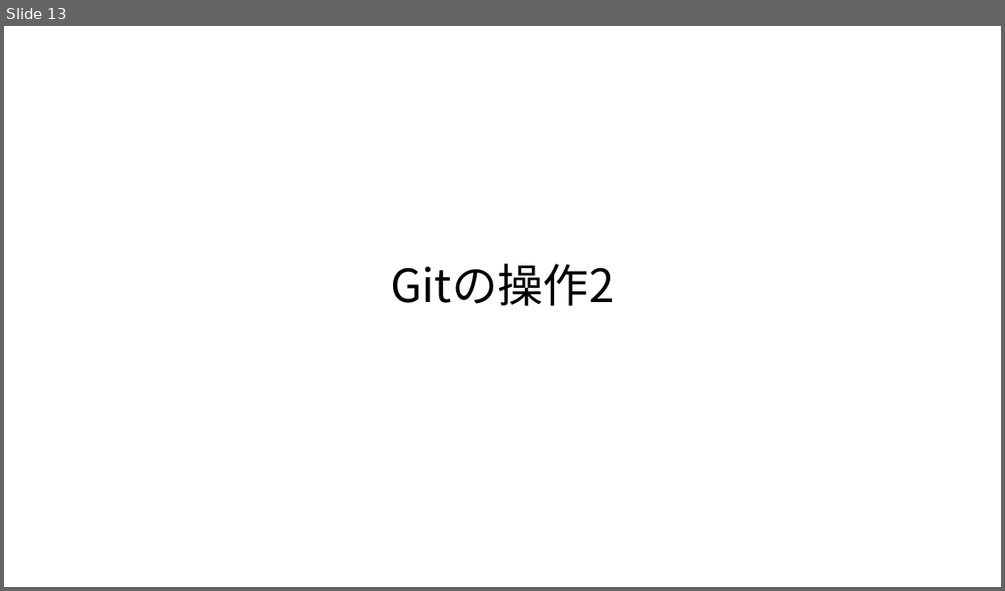
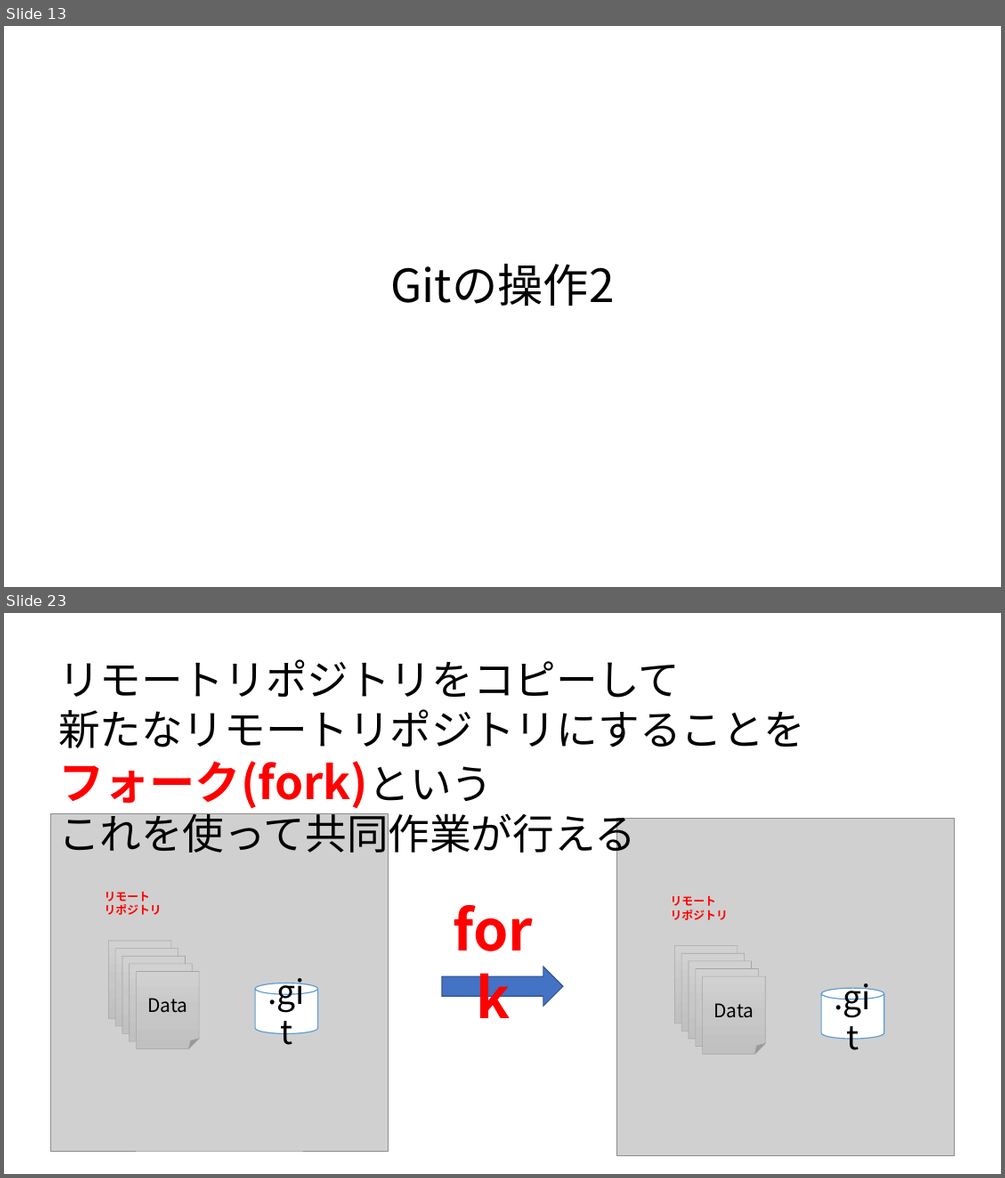
Before and after one commit to syalpon/master, a slide deck: git.pptx. Shown one above the other, each under a label of ours: slide 13 before the commit, slides 13 and 23 after it; the slides between them are not shown. The pictures are 1005x591 and 1005x1178 pixels, drawn with LibreOffice and Linux fonts; fonts in the diff are those of the drawing; grey boxes stand for pictures. Boxes give left, top, right and bottom in pixels: in the first picture for what was removed or moved away, otherwise in the second. Text is boxed around its words. In the diff, an @@ line names an element or a change of style, - is before the commit and + after.

```diff
--- a/git.pptx
+++ b/git.pptx
@@ slide 23 added at bbox=[4, 613, 1001, 1174], background #FFFFFF @@
@@ text added at bbox=[58, 659, 806, 860], 40 pt, text #000000 @@
+リモートリポジトリをコピーして
+新たなリモートリポジトリにすることを
+フォーク(fork)という
+これを使って共同作業が行える
@@ text added at bbox=[431, 892, 555, 966], 54 pt, text #FF0000, bold @@
+fork
@@ group added at bbox=[51, 813, 388, 1151]: 5 folded corners, 1 picture, 1 text, 1 cylinder @@
+Data1
+Data1
+Data1
+Data1
+Data
+リモート
+リポジトリ
+.git
@@ right arrow added at bbox=[442, 966, 563, 1006], fill #4472C4, outline #325491 1 pt @@
@@ group added at bbox=[617, 819, 955, 1156]: 5 folded corners, 1 picture, 1 text, 1 cylinder @@
+Data1
+Data1
+Data1
+Data1
+リモート
+リポジトリ
+.git
```
Also in this commit, not shown: 6 slides changed, 4 other slides added.
